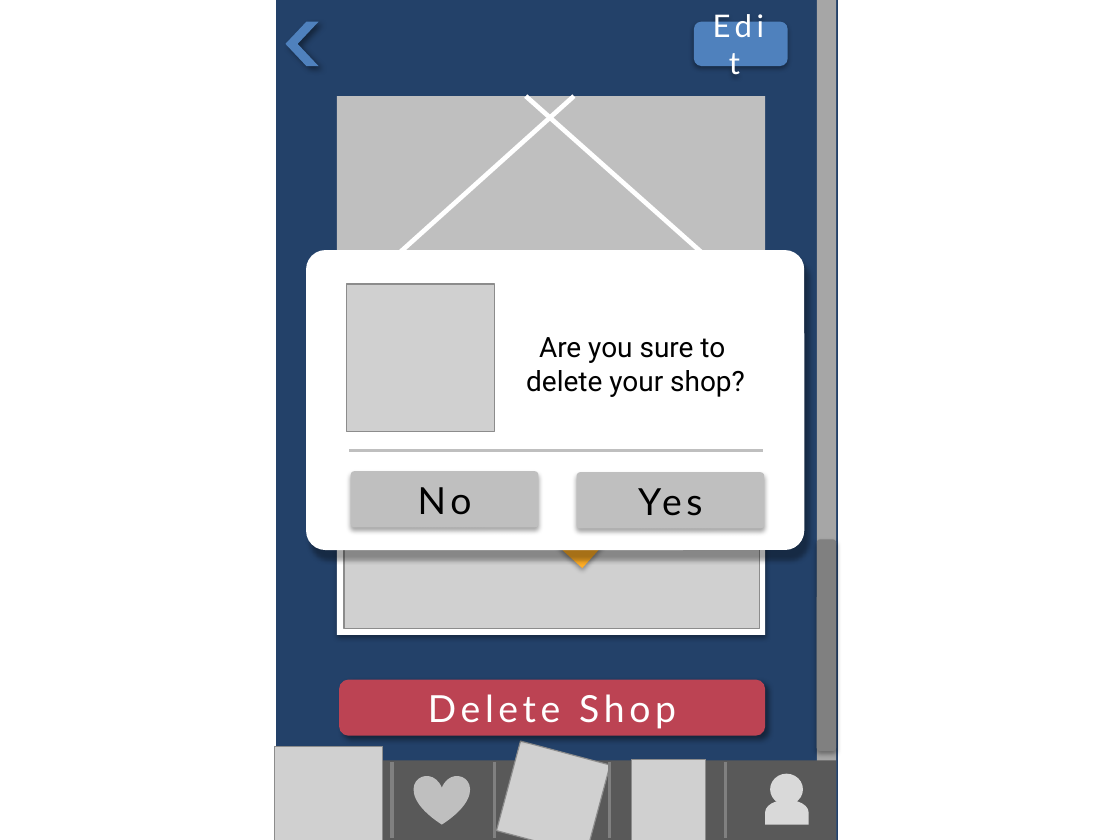
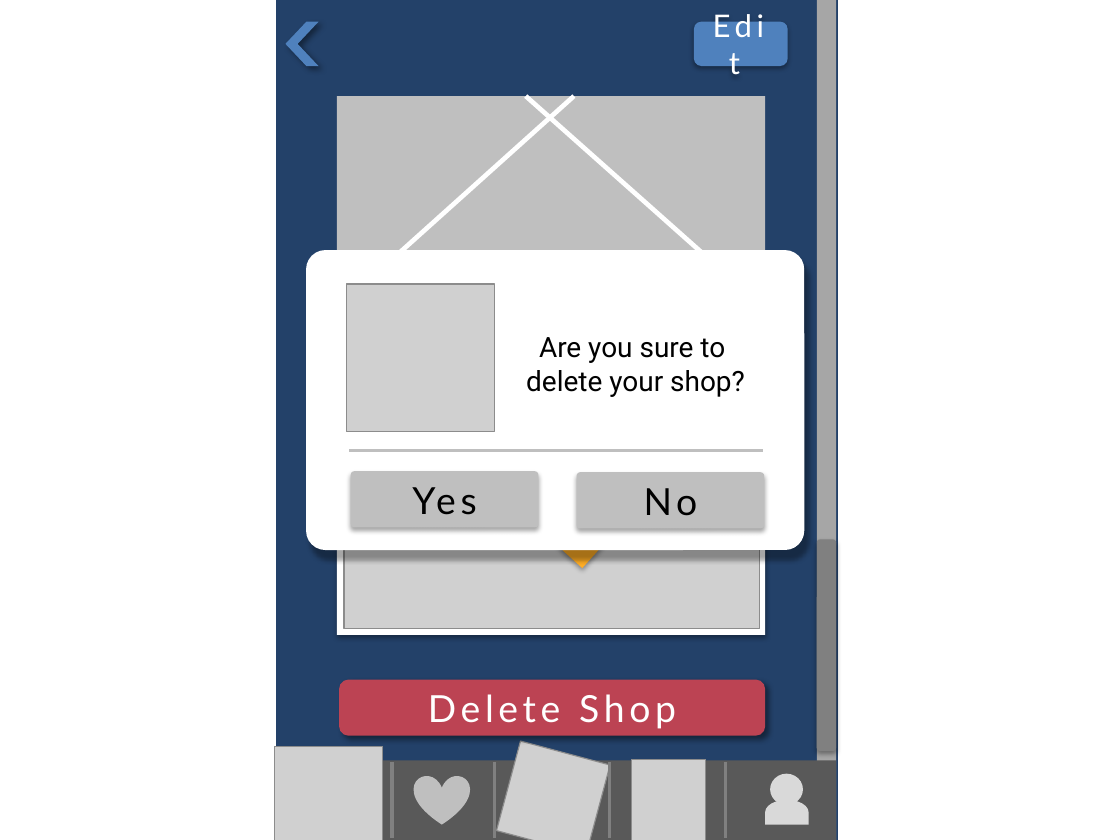
Before and after one commit to asciidaitoon/HanDIYcraft, a slide deck: slide 83 of GUI/HanDIYcraft-Mobile Detailed GUI Design-V.1.0.pptx (slide 81 before the commit). Drawn at 1120x840 pixels with LibreOffice and Linux fonts; fonts in the diff are those of the drawing; grey boxes stand for pictures. Boxes give left, top, right and bottom in pixels: in the first picture for what was removed or moved away, otherwise in the second. Text is boxed around its words. In the diff, an @@ line names an element or a change of style, - is before the commit and + after.

```diff
--- a/GUI/HanDIYcraft-Mobile Detailed GUI Design-V.1.0.pptx
+++ b/GUI/HanDIYcraft-Mobile Detailed GUI Design-V.1.0.pptx
@@ rounded rectangle "Yes": place and size @@
-rounded rectangle "Yes" at bbox=[577, 473, 765, 529]
+rounded rectangle "Yes" at bbox=[351, 472, 539, 528]
@@ rounded rectangle "No": place and size @@
-rounded rectangle "No" at bbox=[351, 472, 539, 528]
+rounded rectangle "No" at bbox=[577, 473, 765, 529]
```
Also in this commit, not shown: 19 other slides changed, 4 slides added, 2 slides removed, 35 other files.
